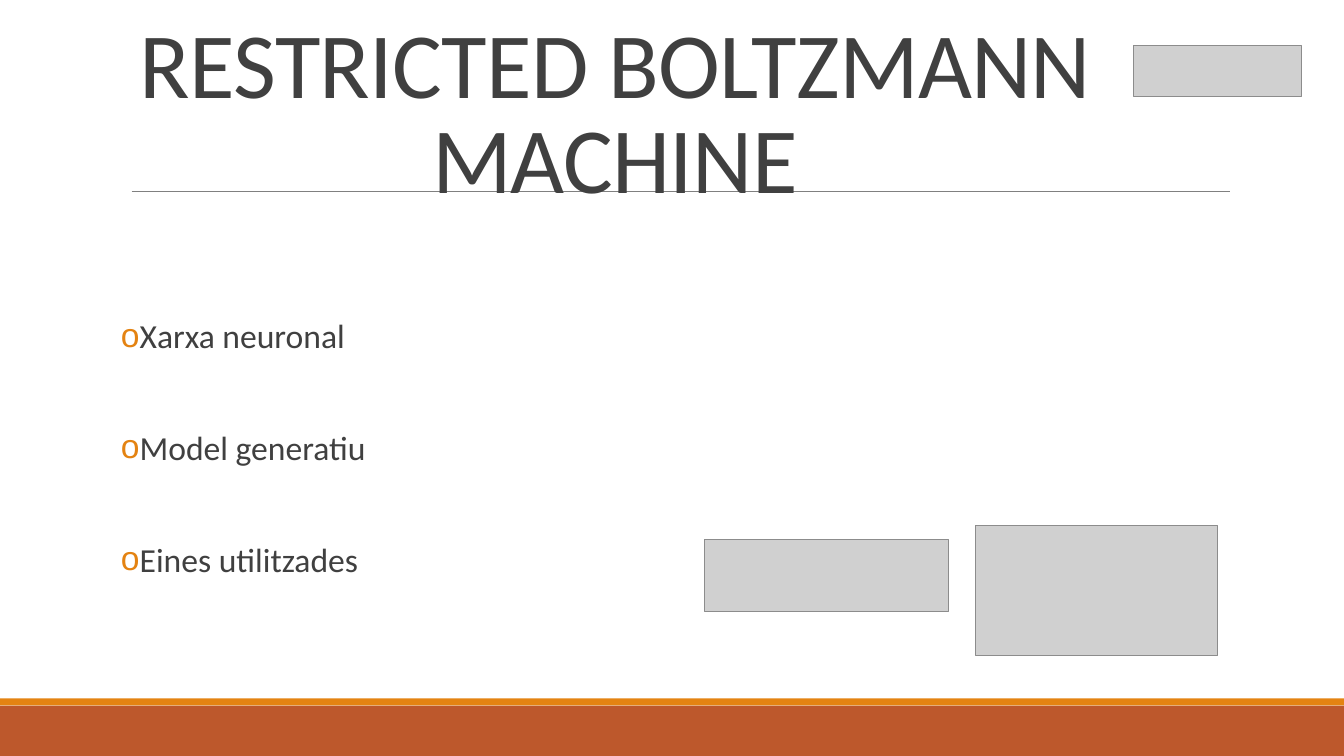
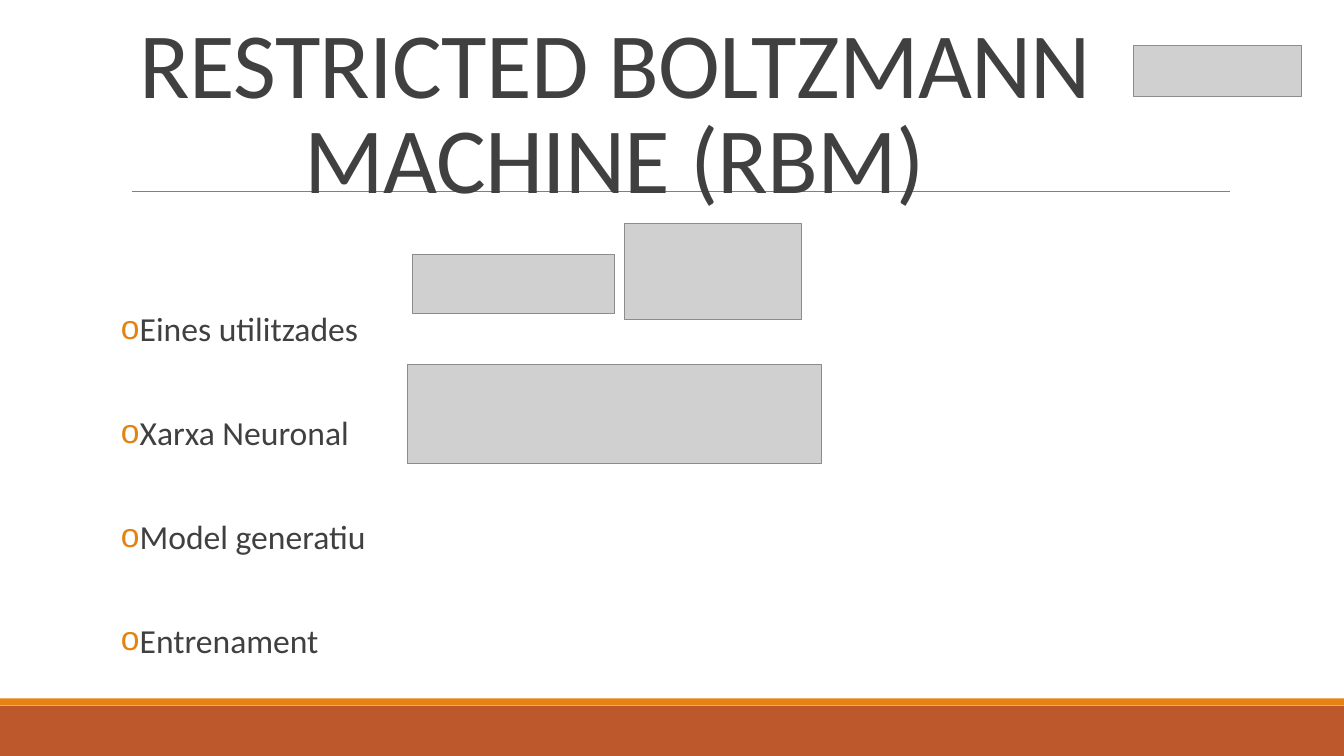
Before and after one commit to MarcFerrerMargarit/RBM_Grid_Generator, a slide deck: slide 7 of Presentation/Presentacio.pptx. Drawn at 1344x756 pixels with LibreOffice and Linux fonts; fonts in the diff are those of the drawing; grey boxes stand for pictures. Boxes give left, top, right and bottom in pixels: in the first picture for what was removed or moved away, otherwise in the second. Text is boxed around its words. In the diff, an @@ line names an element or a change of style, - is before the commit and + after.

```diff
--- a/Presentation/Presentacio.pptx
+++ b/Presentation/Presentacio.pptx
@@ title at <box>140,37,1091,206</box>: text changed @@
-RESTRICTED BOLTZMANN MACHINE
+RESTRICTED BOLTZMANN MACHINE (RBM)
@@ picture: place and size @@
-picture at <box>976,525,1218,655</box>
+picture at <box>625,224,803,320</box>
@@ picture added at <box>412,254,615,314</box> @@
@@ text at <box>140,317,358,446</box>: text changed @@
-o Xarxa neuronal
+o Eines utilitzades
+o Xarxa Neuronal
@@ picture added at <box>407,364,822,463</box> @@
@@ text at <box>140,525,366,555</box>: line spacing 0.9 to 0.8 @@
@@ picture removed at <box>705,539,949,612</box> @@
@@ text at <box>140,631,319,654</box>: text changed @@
-o Eines utilitzades
+o Entrenament
```
Also in this commit, not shown: 8 slides added.
